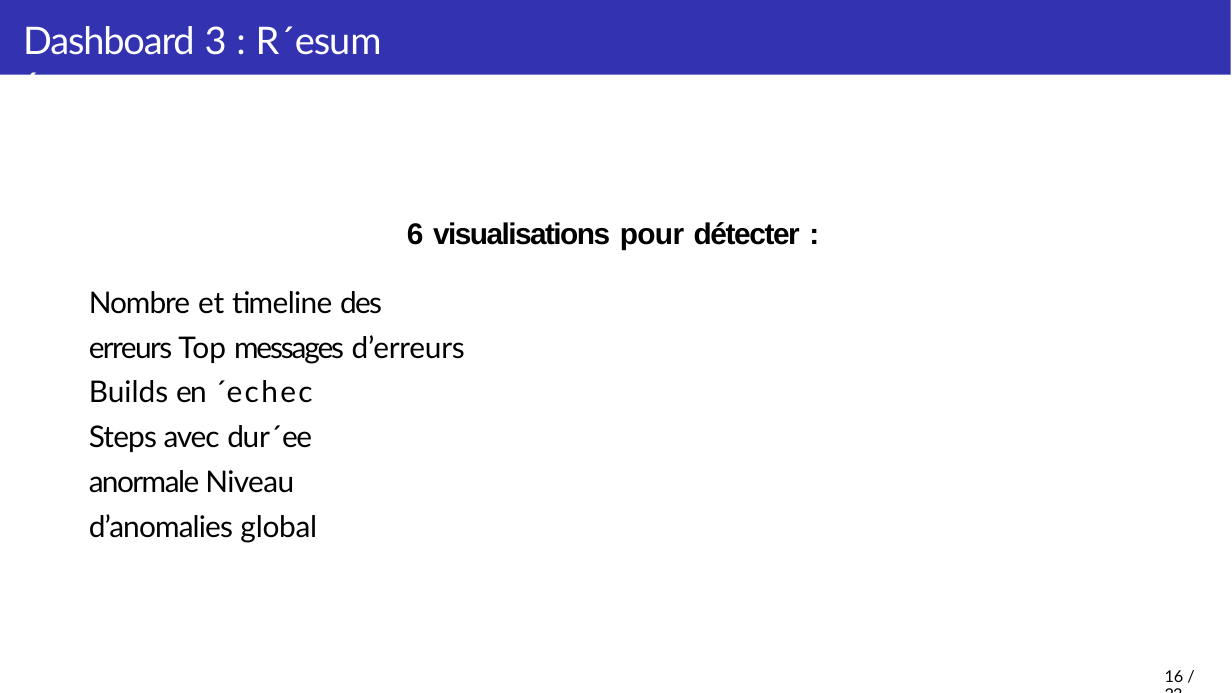
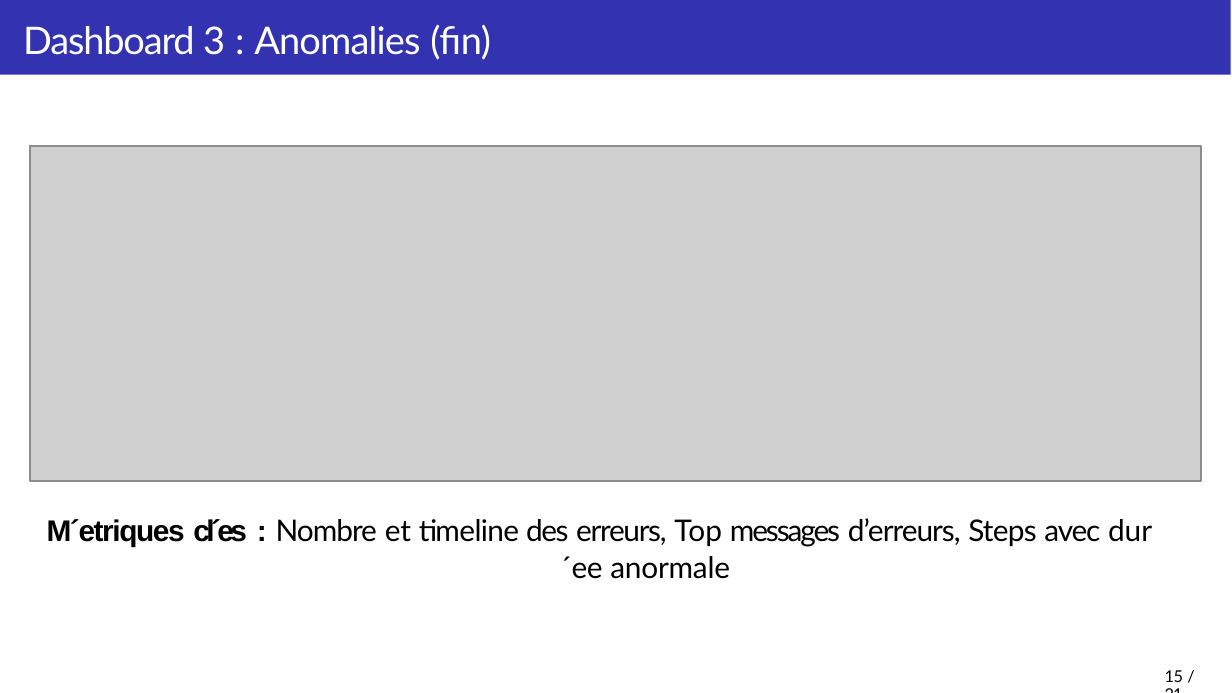
Before and after one commit to Moncif-M/ELK-Firefox-logs-ingestion, a slide deck: slide 15 of presentation.pptx (slide 16 before the commit). Drawn at 1232x693 pixels with LibreOffice and Linux fonts; fonts in the diff are those of the drawing; grey boxes stand for pictures; background and template pictures are left out. Boxes give left, top, right and bottom in pixels: in the first picture for what was removed or moved away, otherwise in the second. Text is boxed around its words. In the diff, an @@ line names an element or a change of style, - is before the commit and + after.

```diff
--- a/presentation.pptx
+++ b/presentation.pptx
@@ title at (x1=23, y1=24, x2=491, y2=60): text changed @@
-Dashboard 3 : R´esum´e
+Dashboard 3 : Anomalies (fin)
@@ picture added at (x1=29, y1=146, x2=1201, y2=482) @@
@@ text removed at (x1=89, y1=222, x2=800, y2=543) @@
-6 visualisations pour détecter :
-Nombre et timeline des erreurs Top messages d’erreurs
-Builds en ´echec
-Steps avec dur´ee anormale Niveau d’anomalies global
@@ text added at (x1=47, y1=518, x2=1152, y2=579), 11 pt, text #000000 @@
+M´etriques cl´es : Nombre et timeline des erreurs, Top messages d’erreurs, Steps avec dur´ee anormale
@@ page number at (x1=1165, y1=670, x2=1184, y2=682): text changed @@
-16 / 23
+15 / 21
```
Also in this commit, not shown: 15 other slides changed, 2 slides removed.
